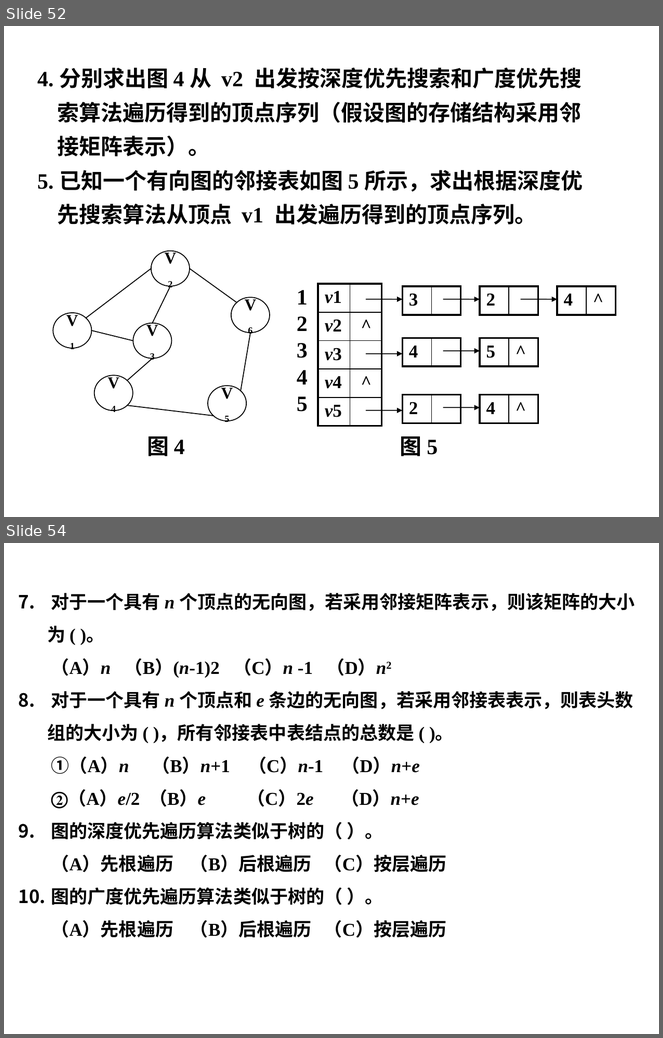
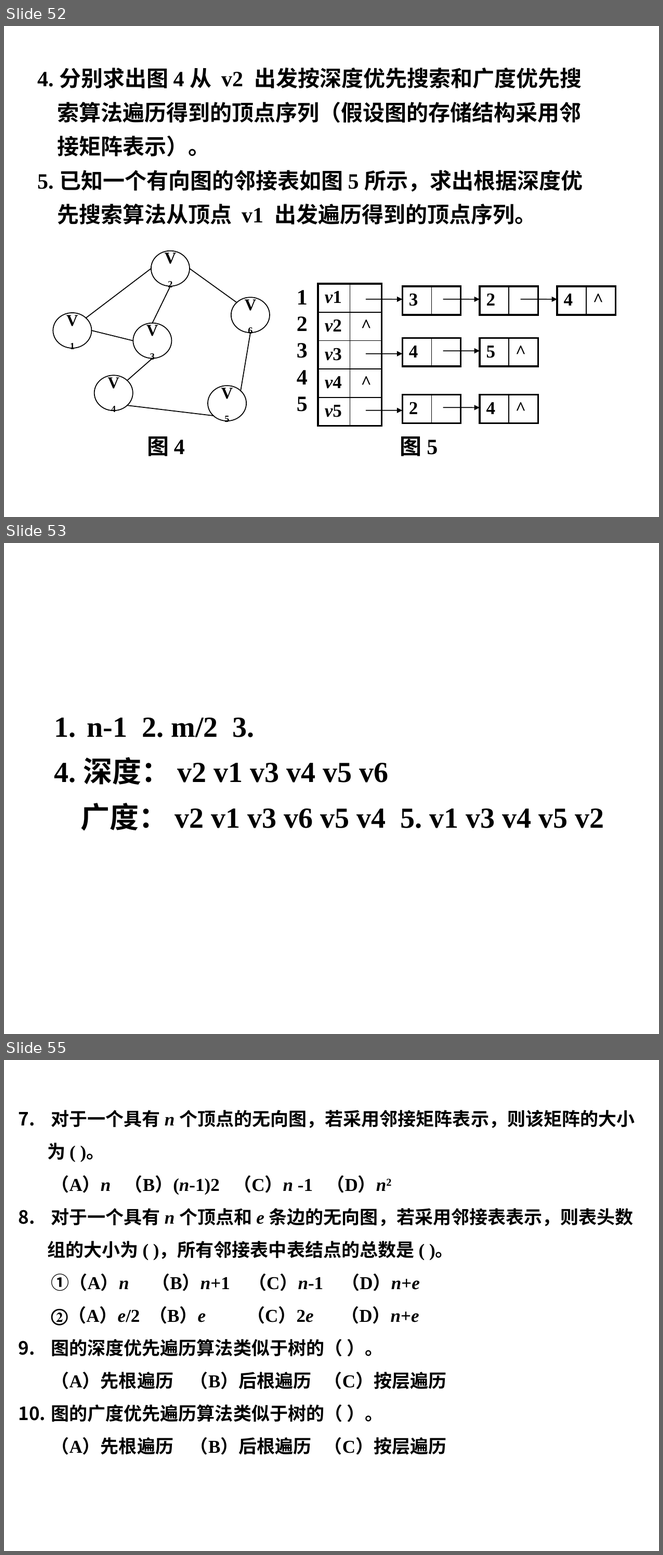
Before and after one commit to Gempittance/Data_Structur_Build, a slide deck: 数据结构PPT/ds7.pptx. Shown one above the other, each under a label of ours: slides 52 and 54 before the commit, slides 52, 53 and 55 after it; the slides between them are not shown. The pictures are 663x1038 and 663x1555 pixels, drawn with LibreOffice and Linux fonts; fonts in the diff are those of the drawing; background and template pictures are left out. Boxes give left, top, right and bottom in pixels: in the first picture for what was removed or moved away, otherwise in the second. Text is boxed around its words. In the diff, an @@ line names an element or a change of style, - is before the commit and + after.

```diff
--- a/数据结构PPT/ds7.pptx
+++ b/数据结构PPT/ds7.pptx
@@ slide 53 added at <box>4,543,659,1034</box>, background #FFFFFF @@
@@ text added at <box>54,718,605,831</box>, 32 pt, text #000000, bold @@
+1. n-1 2. m/2 3.
+4. 深度： v2 v1 v3 v4 v5 v6
+广度： v2 v1 v3 v6 v5 v4 5. v1 v3 v4 v5 v2
@@ what was slide 54 is now slide 55 @@
```
Also in this commit, not shown: 5 slides changed, 1 other slide added.
